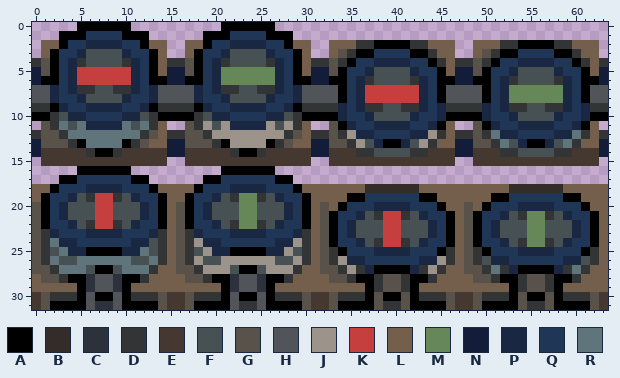
File history of a pixel-art sprite, AnodyneSharp/AnodyneSharp.Shared/Content/textures/sprites/gadgets/moving_platform.png. That is the earlier state.
The file is 64x32 pixels.
Palette (. is transparent): A #000000  B #332c29  C #2c313b  D #333436  E #453831  F #475053  G #58524b  H #515559  J #9c948b  K #c53f3f  L #735f4b  M #668758  N #131d3a  P #192743  Q #1f3656  R #60747b
New version:
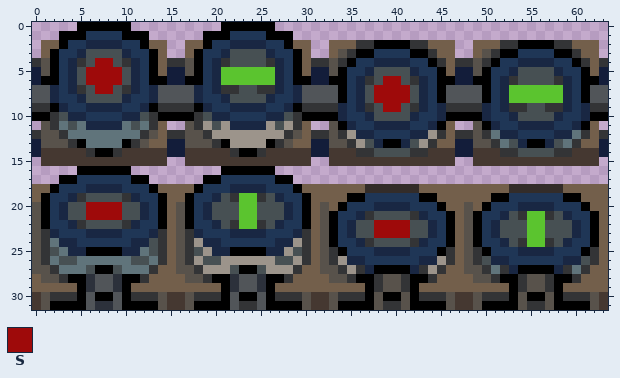
Colours new in this view: S #9e0a0a
Commit message: Made moving platform more colorblind friendly (Hopefully)
Difference:
{"colour":"M","old":"#668758","new":"#5bc42f"}
{"y":4,"x":7,"old":"FF","new":"SS"}
{"y":5,"x":5,"old":"KKKKKK","new":"FSSSSF"}
{"y":6,"x":5,"old":"KKKKKK","new":"FSSSSF"}
{"y":6,"x":39,"old":"FF","new":"SS"}
{"y":7,"x":6,"old":"DFFD","new":"FSSF"}
{"y":7,"x":37,"old":"KKKKKK","new":"FSSSSF"}
{"y":8,"x":37,"old":"KKKKKK","new":"FSSSSF"}
{"y":9,"x":38,"old":"DFFD","new":"FSSF"}
{"y":19,"x":5,"old":"FDKKDF","new":"DFFFFD"}
{"y":20,"x":6,"old":"FKKF","new":"SSSS"}
{"y":21,"x":6,"old":"FKKF","new":"SSSS"}
{"y":21,"x":37,"old":"FDKKDF","new":"DFFFFD"}
{"y":22,"x":5,"old":"FDKKDF","new":"DFFFFD"}
{"y":22,"x":38,"old":"FKKF","new":"SSSS"}
{"y":23,"x":38,"old":"FKKF","new":"SSSS"}
{"y":24,"x":37,"old":"FDKKDF","new":"DFFFFD"}
